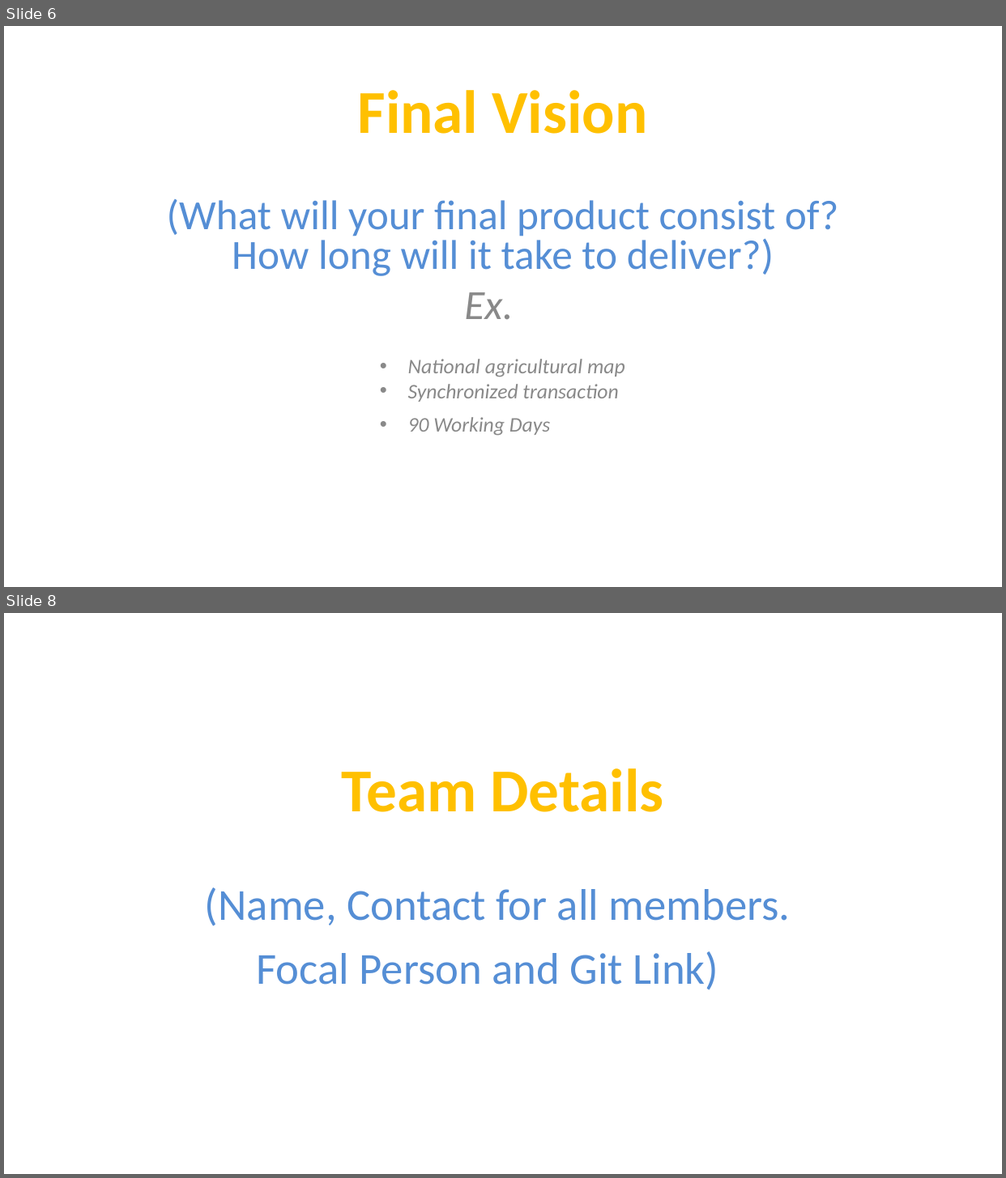
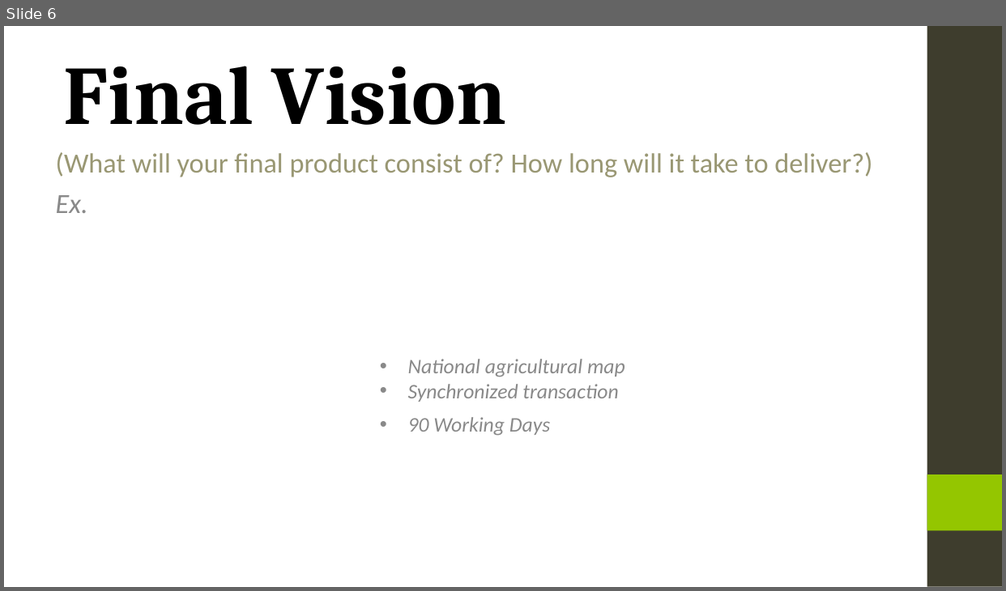
Before and after one commit to ServiceInnovationCamp/Group23, a slide deck: Team 23.ppt. Shown one above the other, each under a label of ours: slides 6 and 8 before the commit, slide 6 after it; the slides between them are not shown. The pictures are 1006x1178 and 1006x591 pixels, drawn with LibreOffice and Linux fonts; fonts in the diff are those of the drawing; background and template pictures are left out. Boxes give left, top, right and bottom in pixels: in the first picture for what was removed or moved away, otherwise in the second. Text is boxed around its words. In the diff, an @@ line names an element or a change of style, - is before the commit and + after.

```diff
--- a/Team 23.ppt
+++ b/Team 23.ppt
@@ slide 8 removed at [4, 613, 1002, 1174], background picture (left out) @@
@@ title removed at [342, 769, 663, 812] @@
-Team Details
@@ subtitle removed at [205, 888, 791, 990] @@
-(Name, Contact for all members.
-Focal Person and Git Link)
@@ slide 6 changed as well @@
@@ title "Final Vision": place and size @@
-title "Final Vision" at [358, 90, 647, 134]
+title "Final Vision" at [64, 66, 506, 125]
@@ title "Final Vision" at [64, 66, 506, 125]: size 44 to 60 pt, font Calibri to Cambria, text colour #FFC000 to #000000; alignment centre to left; vertical alignment middle to bottom @@
@@ rectangle added at [927, 26, 1002, 587], fill #3E3D2D @@
@@ subtitle "(What will your final product ...": place and size @@
-subtitle "(What will your final product ..." at [167, 199, 838, 319]
+subtitle "(What will your final product ..." at [56, 152, 872, 213]
@@ subtitle "(What will your final product ..." at [56, 152, 872, 213]: size 30 to 20 pt, text colour #558ED5 to #999773; alignment centre to left; line spacing 0.8 to 1; less space between paragraphs @@
@@ rectangle added at [927, 475, 1002, 531], fill #94C600 @@
```
Also in this commit, not shown: 3 other slides changed, 4 slides added, 3 other slides removed.
